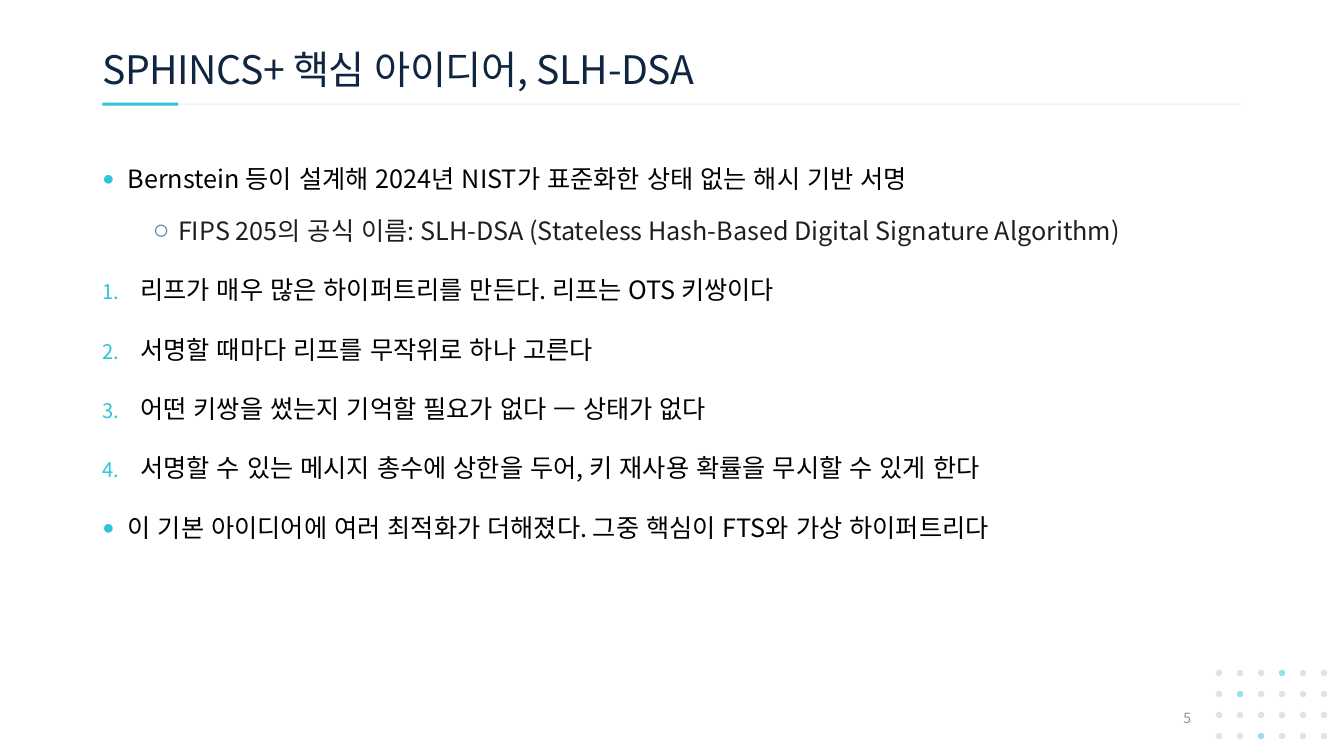
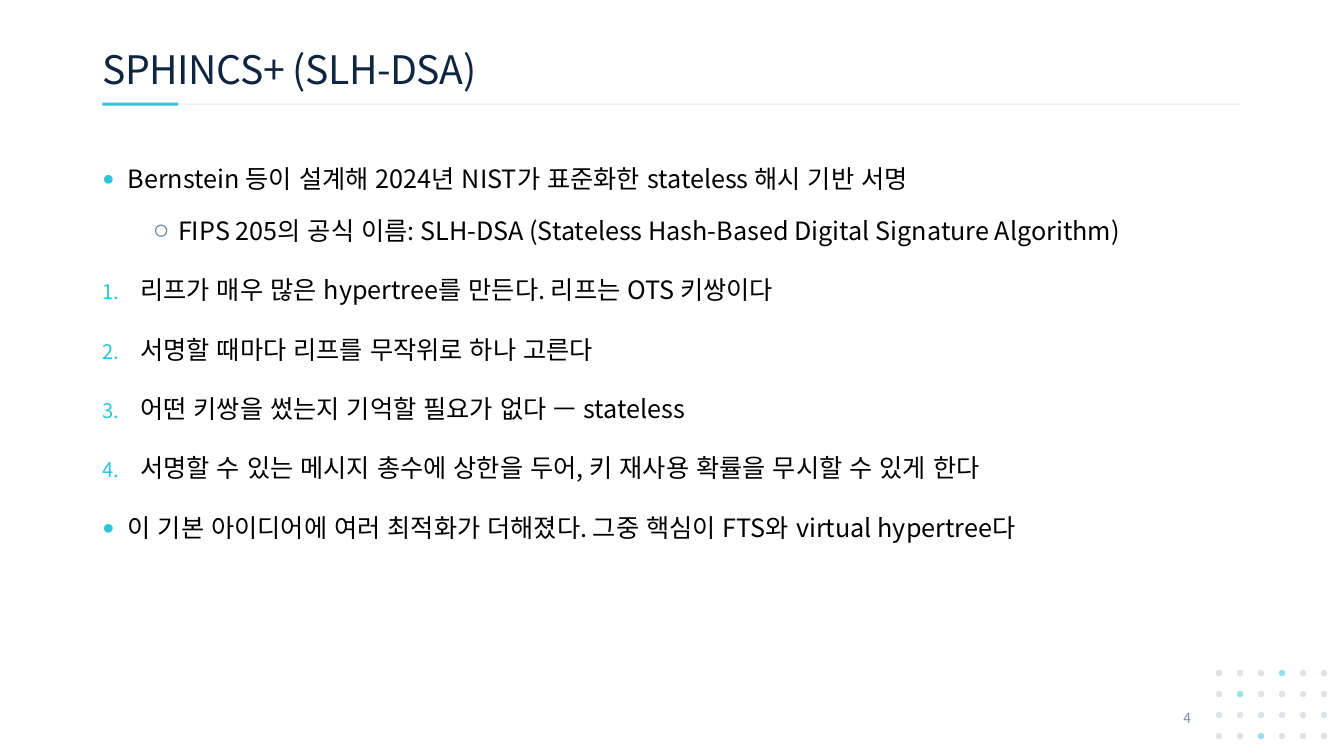
Before and after one commit to giyuubin/PQC, a slide deck: slide 4 of presentation/1007_18_SPHINCS-FTS-and-Virtual-Hypertree.pptx (slide 5 before the commit). Drawn at 1344x756 pixels with LibreOffice and Linux fonts; fonts in the diff are those of the drawing. Boxes give left, top, right and bottom in pixels: in the first picture for what was removed or moved away, otherwise in the second. Text is boxed around its words. In the diff, an @@ line names an element or a change of style, - is before the commit and + after.

```diff
--- a/presentation/1007_18_SPHINCS-FTS-and-Virtual-Hypertree.pptx
+++ b/presentation/1007_18_SPHINCS-FTS-and-Virtual-Hypertree.pptx
@@ title at <box>102,52,477,92</box>: text changed @@
-SPHINCS+ 핵심 아이디어, SLH-DSA
+SPHINCS+ (SLH-DSA)
@@ text at <box>128,167,907,190</box>: text changed @@
-● Bernstein 등이 설계해 2024년 NIST가 표준화한 상태 없는 해시 기반 서명
+● Bernstein 등이 설계해 2024년 NIST가 표준화한 stateless 해시 기반 서명
@@ text at <box>178,219,1120,246</box>: text colour #000000 at 88% opacity to #000000 in "FIPS 205의 공식 이름: SLH-DSA (Stateless Hash-Based ..." @@
@@ text at <box>140,278,773,305</box>: text changed @@
-1. 리프가 매우 많은 하이퍼트리를 만든다. 리프는 OTS 키쌍이다
+1. 리프가 매우 많은 hypertree를 만든다. 리프는 OTS 키쌍이다
@@ text at <box>140,397,685,420</box>: text changed @@
-3. 어떤 키쌍을 썼는지 기억할 필요가 없다 — 상태가 없다
+3. 어떤 키쌍을 썼는지 기억할 필요가 없다 — stateless
@@ text at <box>128,516,1016,543</box>: text changed @@
-● 이 기본 아이디어에 여러 최적화가 더해졌다. 그중 핵심이 FTS와 가상 하이퍼트리다
+● 이 기본 아이디어에 여러 최적화가 더해졌다. 그중 핵심이 FTS와 virtual hypertree다
@@ page number at <box>1183,713,1191,723</box>: text changed @@
-5
+4
```
Also in this commit, not shown: 21 other slides changed, 3 slides added, 8 slides removed.
